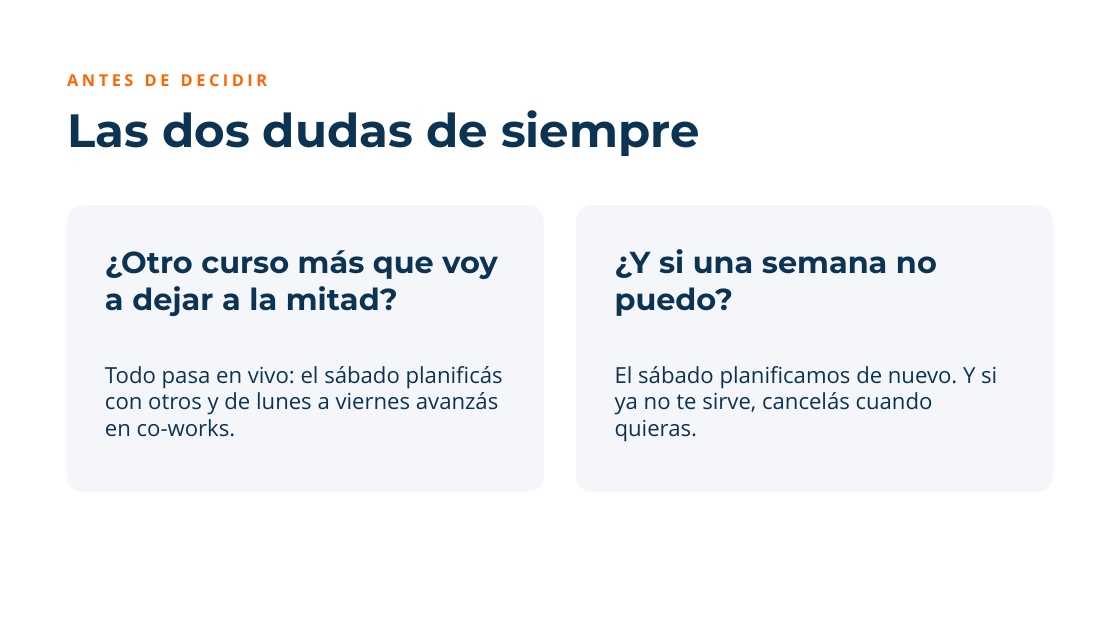
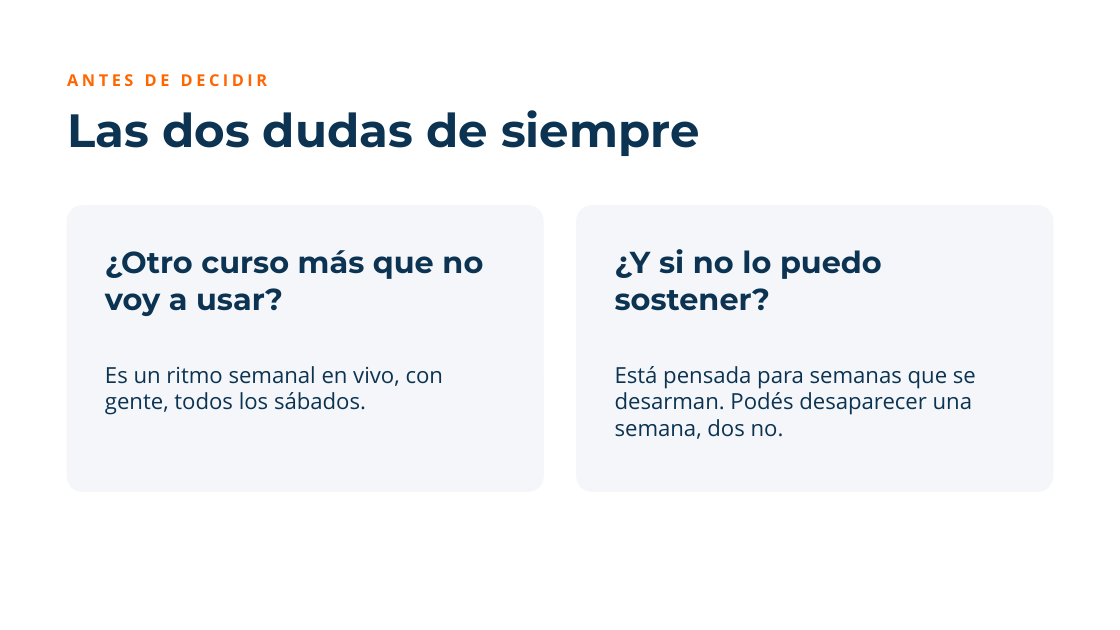
Before and after one commit to rolandopaypal9823/detodo, a slide deck: slide 10 of landing-siempre-on/masterclass-27-octubre/pitch-comunidad-productiva.pptx (slide 11 before the commit). Drawn at 1120x630 pixels with LibreOffice and Linux fonts; fonts in the diff are those of the drawing; background and template pictures are left out. Boxes give left, top, right and bottom in pixels: in the first picture for what was removed or moved away, otherwise in the second. Text is boxed around its words. In the diff, an @@ line names an element or a change of style, - is before the commit and + after.

```diff
--- a/landing-siempre-on/masterclass-27-octubre/pitch-comunidad-productiva.pptx
+++ b/landing-siempre-on/masterclass-27-octubre/pitch-comunidad-productiva.pptx
@@ text at [105, 250, 483, 316]: text changed @@
-¿Otro curso más que voy a dejar a la mitad?
+¿Otro curso más que no voy a usar?
@@ text at [615, 249, 882, 311]: text changed @@
-¿Y si una semana no puedo?
+¿Y si no lo puedo sostener?
@@ text at [105, 366, 443, 415]: text changed @@
-Todo pasa en vivo: el sábado planificás con otros y de lunes a viernes avanzás en co-works.
+Es un ritmo semanal en vivo, con gente, todos los sábados.
@@ text at [615, 366, 976, 439]: text changed @@
-El sábado planificamos de nuevo. Y si ya no te sirve, cancelás cuando quieras.
+Está pensada para semanas que se desarman. Podés desaparecer una semana, dos no.
```
Also in this commit, not shown: 6 other slides changed, 8 slides added, 5 slides removed.
